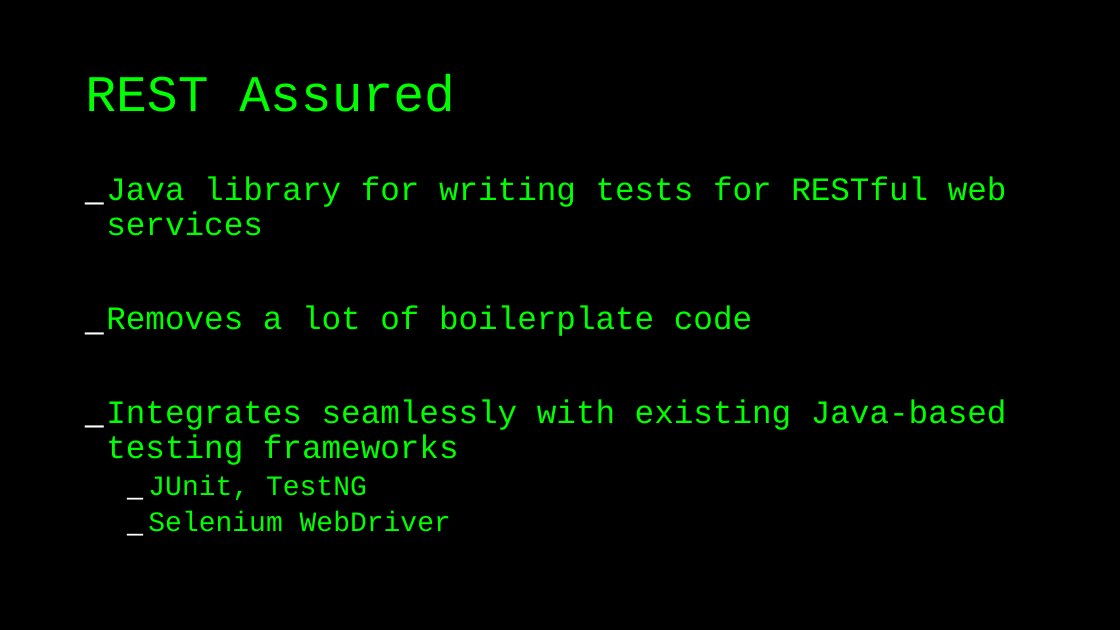
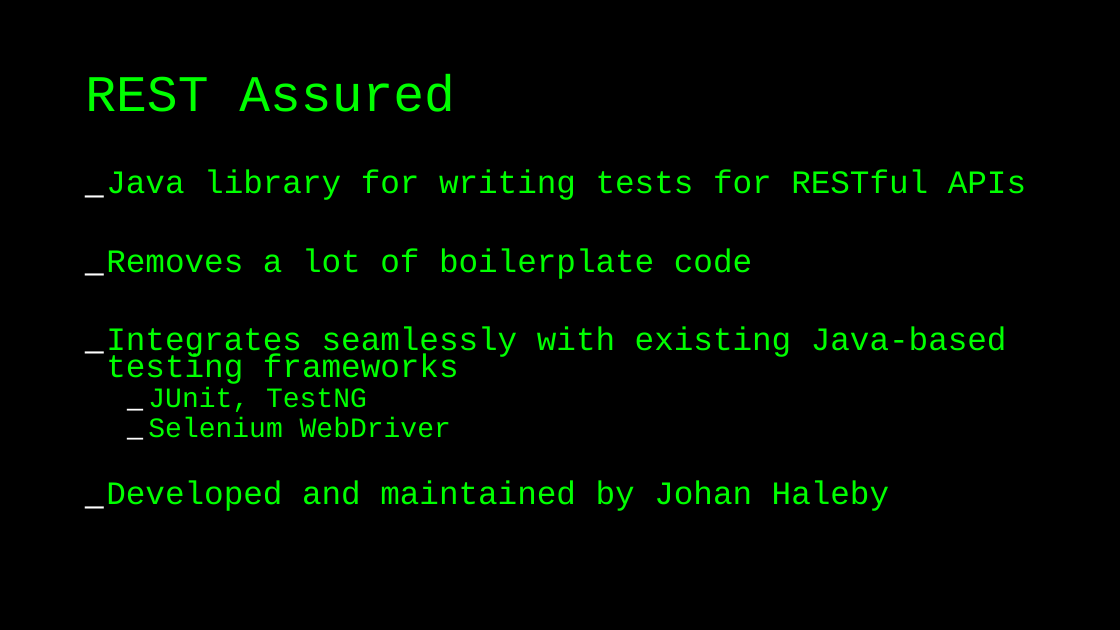
Before and after one commit to sureshnath/workshops, a slide deck: slide 10 of rest-assured/testing_restful_web_services_with_rest_assured.odp. Drawn at 1120x630 pixels with LibreOffice and Linux fonts; fonts in the diff are those of the drawing. Boxes give left, top, right and bottom in pixels: in the first picture for what was removed or moved away, otherwise in the second. Text is boxed around its words. In the diff, an @@ line names an element or a change of style, - is before the commit and + after.

```diff
--- a/rest-assured/testing_restful_web_services_with_rest_assured.odp
+++ b/rest-assured/testing_restful_web_services_with_rest_assured.odp
@@ text at <box>106,170,1026,200</box>: text changed @@
-_ Java library for writing tests for RESTful web services
+_ Java library for writing tests for RESTful APIs
@@ text at <box>106,248,1007,438</box>: line spacing 0.9 to 0.7 @@
@@ text at <box>106,481,889,511</box>: paragraph added @@
+_ Developed and maintained by Johan Haleby
```
Also in this commit, not shown: 7 other slides changed, 2 slides added, 28 other files.
